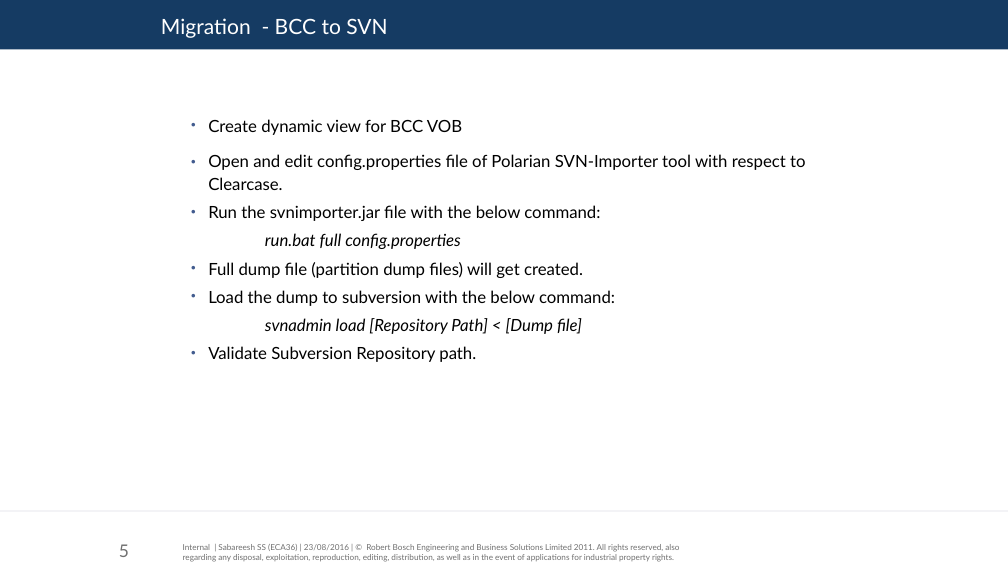
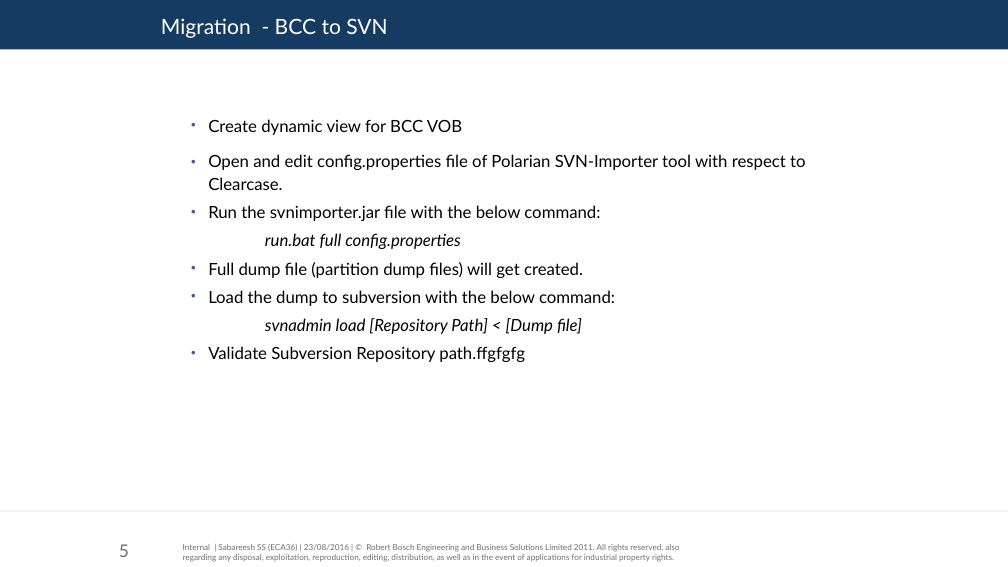
Before and after one commit to yeskay16/Learning_Material, a slide deck: slide 5 of Bosch_Learning_Material/GIT_PPT/CC - GIT Migration Approach.pptx. Drawn at 1008x567 pixels with LibreOffice and Linux fonts; fonts in the diff are those of the drawing; background and template pictures are left out. Boxes give left, top, right and bottom in pixels: in the first picture for what was removed or moved away, otherwise in the second. Text is boxed around its words. In the diff, an @@ line names an element or a change of style, - is before the commit and + after.

Commit message:
ppt files

```diff
--- a/Bosch_Learning_Material/GIT_PPT/CC - GIT Migration Approach.pptx
+++ b/Bosch_Learning_Material/GIT_PPT/CC - GIT Migration Approach.pptx
@@ text at box(208, 346, 525, 362): text changed @@
-  ● Validate Subversion Repository path.
+  ● Validate Subversion Repository path.ffgfgfg
```
Also in this commit, not shown: 1 other file.
